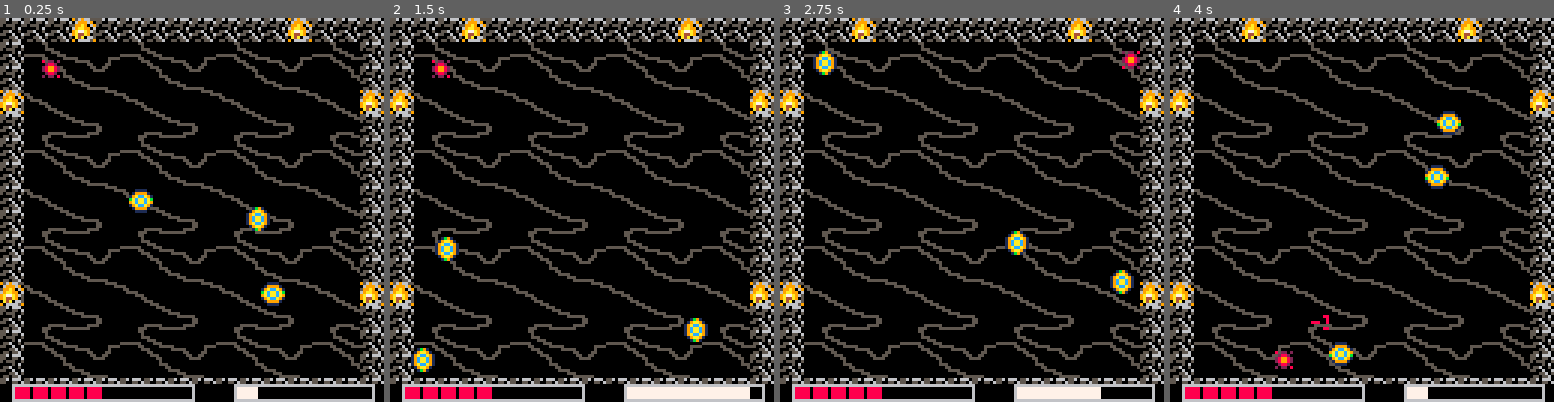
Above: before the commit, frames 1-4 (left to right).
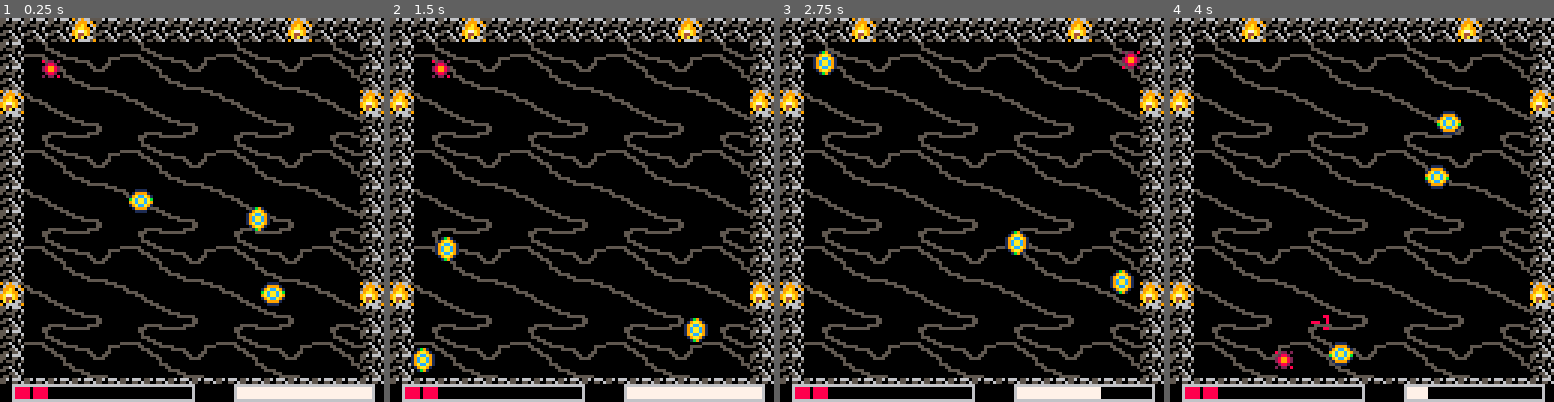
Above: after the commit, the same moments.

Repository: Nakeeb0/NAHL
Game: PICO-8 cartridge nahl.p8
Two runs of this game, one before a commit and one after it. Both use one fixed random seed, a clock stepped at 60 frames per second and the inputs below.
Inputs:
- Up to frame 1 (0.25 s): no input
- Up to frame 2 (1.5 s): tap O (Z key) at 0.7 s
- Up to frame 3 (2.75 s): hold Right 1.6-2.1 s; tap O (Z key) at 1.7, 2.1, 2.5 s; hold Up 2.15-2.42 s; hold Right from 2.47 s (still down)
- Up to frame 4 (4 s): tap O (Z key) at 2.9, 3.3, 3.7 s; release Right at 3.03 s; hold Left 3.08-3.58 s; hold Down 3.63-3.97 s

The runs differ from the first frame. In frame 1, 1.3% of the frame differs, in the area x 13-97%, y 96-100%; in frame 2, 0.5%; in frame 3, 0.4%; in frame 4, 0.4%.

Commit message:
added game over logic, started template for adding different types of ais(the random once kinda suck ass

Diff:
--- a/actor.lua
+++ b/actor.lua
@@ -16,10 +16,9 @@
 		frames = 6,
 		velocity_cutoff = 0.25,
 		dash_speed = 2.5,
-		hp = 5,
+		hp = 2,
 		hp_max = 10,
 		damage = 1,
-		control = true,
 		w = 4,
 		h = 4,
 		team = 1,
@@ -27,6 +26,7 @@
 		invul_frames = 20,
 		force_threshold = 1.5,
 		dead = false,
+		type = "player",
 	}
 	add(actor, a)
 	return a
@@ -35,8 +35,15 @@
 pair_last_hit = {}
 pair_cd = 10
 
+function game_over_update()
+	if timer > 50 then
+		run()
+	end
+end
+
 function game_over()
-	--nop
+	_upd = game_over_update
+	timer = 1
 end
 
 function death(a)
@@ -50,7 +57,6 @@
 	})
 	if a == player then
 		sfx(5)
-		game_over()
 	else
 		sfx(6)
 	end
@@ -173,6 +179,9 @@
 	end
 	for act in all(actor) do
 		if act.dead == true then
+			if act == player then
+				game_over()
+			end
 			del(actor, act)
 		end
 	end
--- a/nahl.lua
+++ b/nahl.lua
@@ -1,11 +1,22 @@
+function norm_update()
+	update_dmg_texts()
+	player_input()
+	ai_update()
+	check_all_actor_collision()
+	for act in all(actor) do
+		move_actor(act)
+	end
+end
+
 function _init()
+	_upd = norm_update
 	timer = 0
 	last_pressed = {
 		left = -500,
 		right = -500,
 		up = -500,
 		down = -500,
-		special1 = 0,
+		special1 = -500,
 		special2 = -500,
 	}
 	last_nothing = -600
@@ -18,7 +29,7 @@
 	player.weight = 1
 	player.friction = 0.98
 	player.team = 0
-	player.force_threshold = 1
+	player.force_threshold = 0
 
 	ai = make_actor(3, 64, 64)
 	ai.frames = 4
@@ -39,6 +50,11 @@
 	ai2.friction = 1
 	ai2.weight = 2
 	add(enemies, ai2)
+end
+
+function create_ai(type)
+	if type == "random asshole" then
+	end
 end
 
 function drift(dir, actor)
@@ -123,13 +139,7 @@
 
 function _update60()
 	timer += 1
-	update_dmg_texts()
-	player_input()
-	ai_update()
-	check_all_actor_collision()
-	for act in all(actor) do
-		move_actor(act)
-	end
+	_upd()
 end
 
 function _draw()
